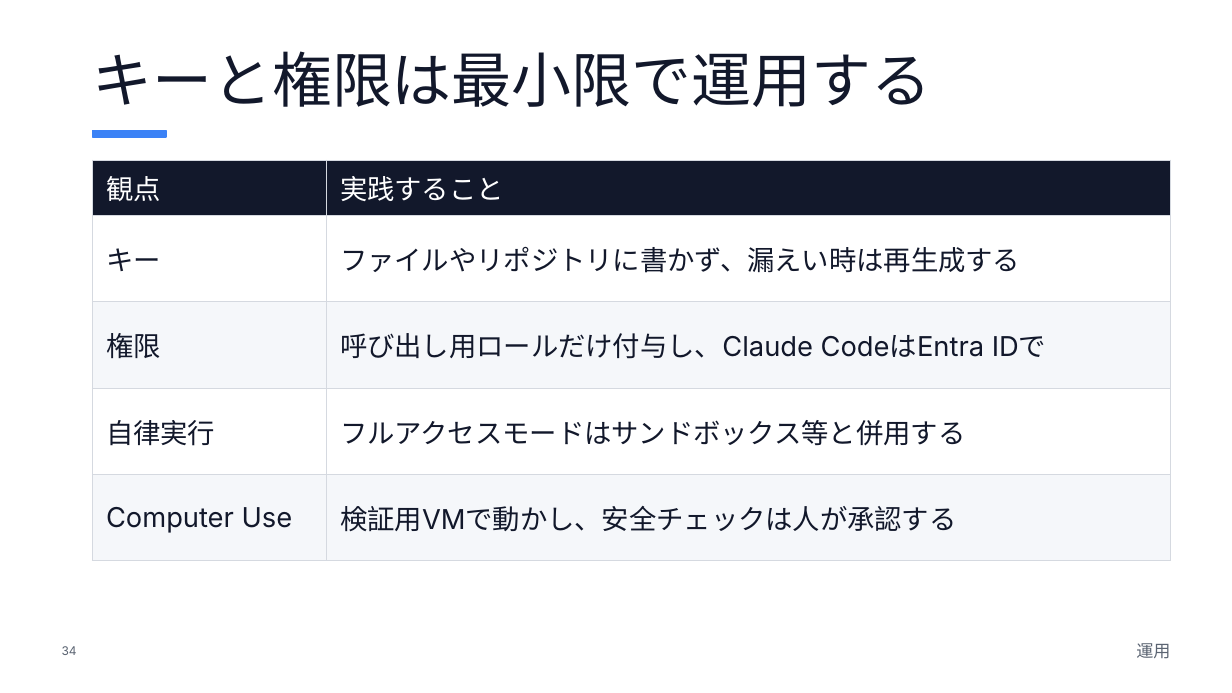
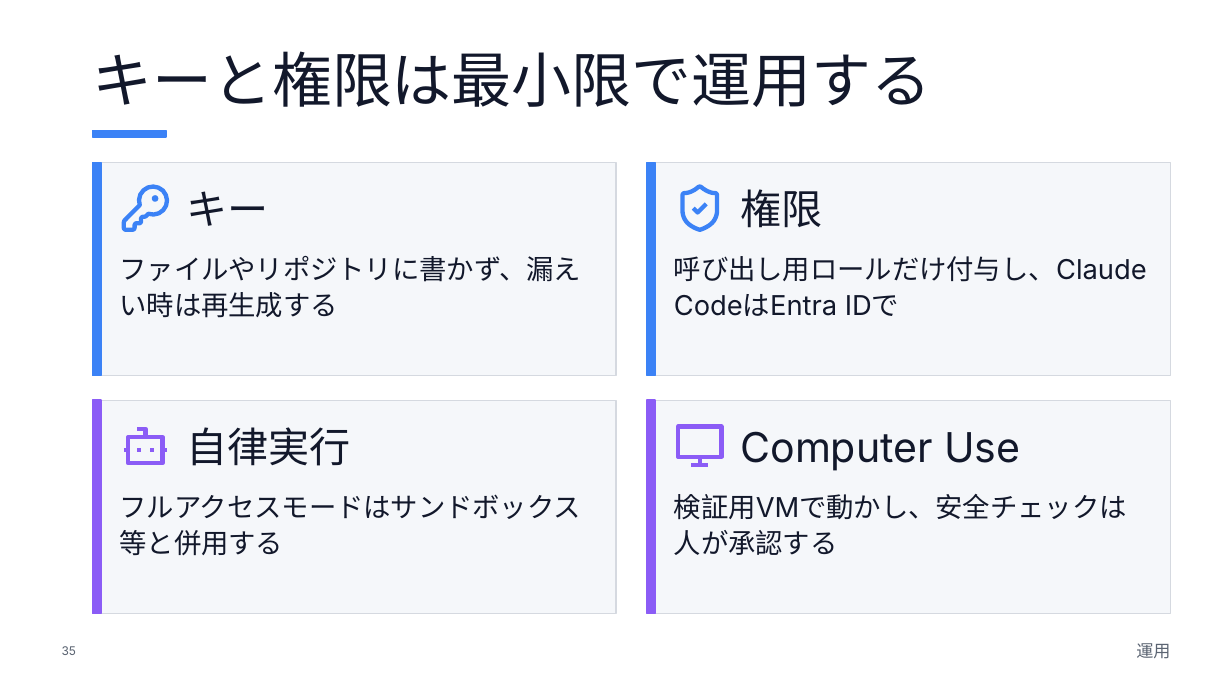
Before and after one commit to soeatu/AI-Engine-Dev, a slide deck: slide 35 of presentation/harness/projects/codex-claude-code-azure-foundry-setup/output/deck.pptx (slide 34 before the commit). Drawn at 1232x693 pixels with LibreOffice and Linux fonts; fonts in the diff are those of the drawing. Boxes give left, top, right and bottom in pixels: in the first picture for what was removed or moved away, otherwise in the second. Text is boxed around its words. In the diff, an @@ line names an element or a change of style, - is before the commit and + after.

```diff
--- a/presentation/harness/projects/codex-claude-code-azure-foundry-setup/output/deck.pptx
+++ b/presentation/harness/projects/codex-claude-code-azure-foundry-setup/output/deck.pptx
@@ table removed at (92, 160, 1170, 537), 5 rows, 2 columns @@
-観点 | 実践すること
-キー | ファイルやリポジトリに書かず、漏えい時は再生成する
-権限 | 呼び出し用ロールだけ付与し、Claude CodeはEntra IDで
-自律実行 | フルアクセスモードはサンドボックス等と併用する
-Computer Use | 検証用VMで動かし、安全チェックは人が承認する
@@ rectangle added at (92, 163, 616, 376), fill #F5F7FA, outline #D5D9E0 0.75 pt @@
@@ rectangle added at (92, 163, 101, 376), fill #3B82F6, outline #3B82F6 1 pt @@
@@ rectangle added at (647, 163, 1170, 376), fill #F5F7FA, outline #D5D9E0 0.75 pt @@
@@ rectangle added at (647, 163, 655, 376), fill #3B82F6, outline #3B82F6 1 pt @@
@@ freeform shape added at (120, 182, 171, 234), outline #3B82F6 2.52 pt @@
@@ text added at (186, 191, 268, 226), 24 pt, text #12182B @@
+キー
@@ freeform shape added at (674, 182, 726, 234), outline #3B82F6 2.52 pt @@
@@ text added at (740, 189, 822, 228), 24 pt, text #12182B @@
+権限
@@ text added at (119, 256, 581, 318), 16 pt, text #12182B @@
+ファイルやリポジトリに書かず、漏えい時は再生成する
@@ text added at (674, 256, 1147, 316), 16 pt, text #12182B @@
+呼び出し用ロールだけ付与し、Claude CodeはEntra IDで
@@ rectangle added at (92, 400, 616, 614), fill #F5F7FA, outline #D5D9E0 0.75 pt @@
@@ rectangle added at (92, 400, 101, 614), fill #8B5CF6, outline #8B5CF6 1 pt @@
@@ rectangle added at (647, 400, 1170, 614), fill #F5F7FA, outline #D5D9E0 0.75 pt @@
@@ rectangle added at (647, 400, 655, 614), fill #8B5CF6, outline #8B5CF6 1 pt @@
@@ freeform shape added at (120, 420, 171, 472), outline #8B5CF6 2.52 pt @@
@@ text added at (186, 427, 350, 466), 24 pt, text #12182B @@
+自律実行
@@ freeform shape added at (674, 420, 726, 472), outline #8B5CF6 2.52 pt @@
@@ text added at (740, 431, 1020, 471), 24 pt, text #12182B @@
+Computer Use
@@ text added at (119, 494, 581, 555), 16 pt, text #12182B @@
+フルアクセスモードはサンドボックス等と併用する
@@ text added at (674, 494, 1127, 555), 16 pt, text #12182B @@
+検証用VMで動かし、安全チェックは人が承認する
@@ text at (62, 646, 76, 655): text changed @@
-34
+35
```
Also in this commit, not shown: 28 other slides changed, 2 slides added, 1 slide removed, 16 other files.
